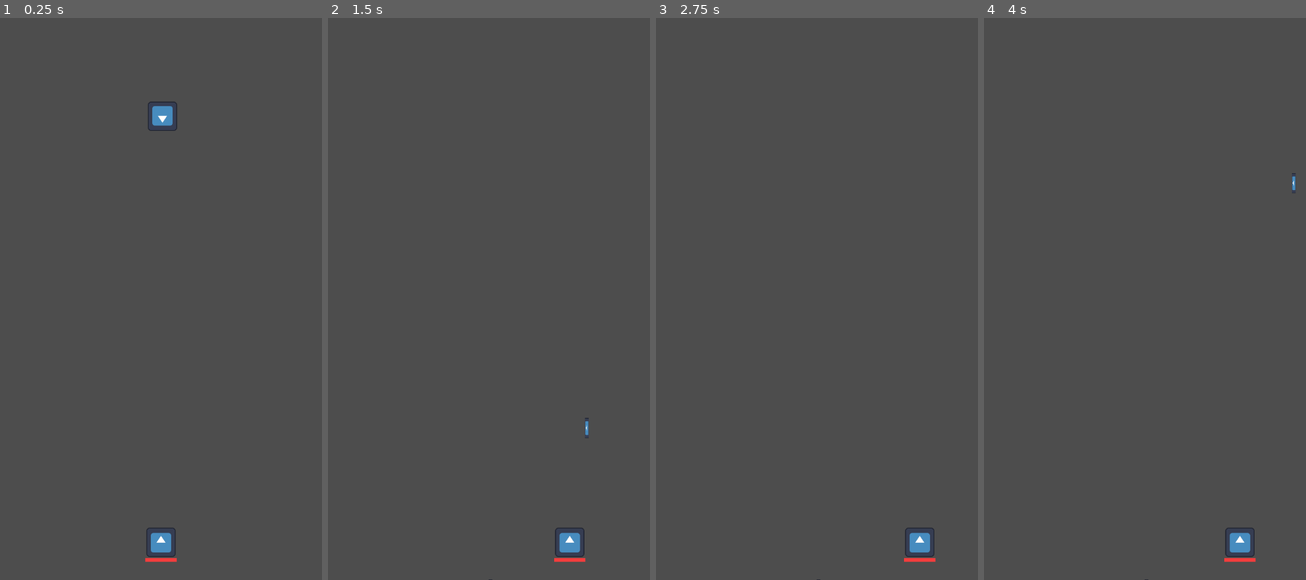
Above: before the commit, frames 1-4 (left to right).
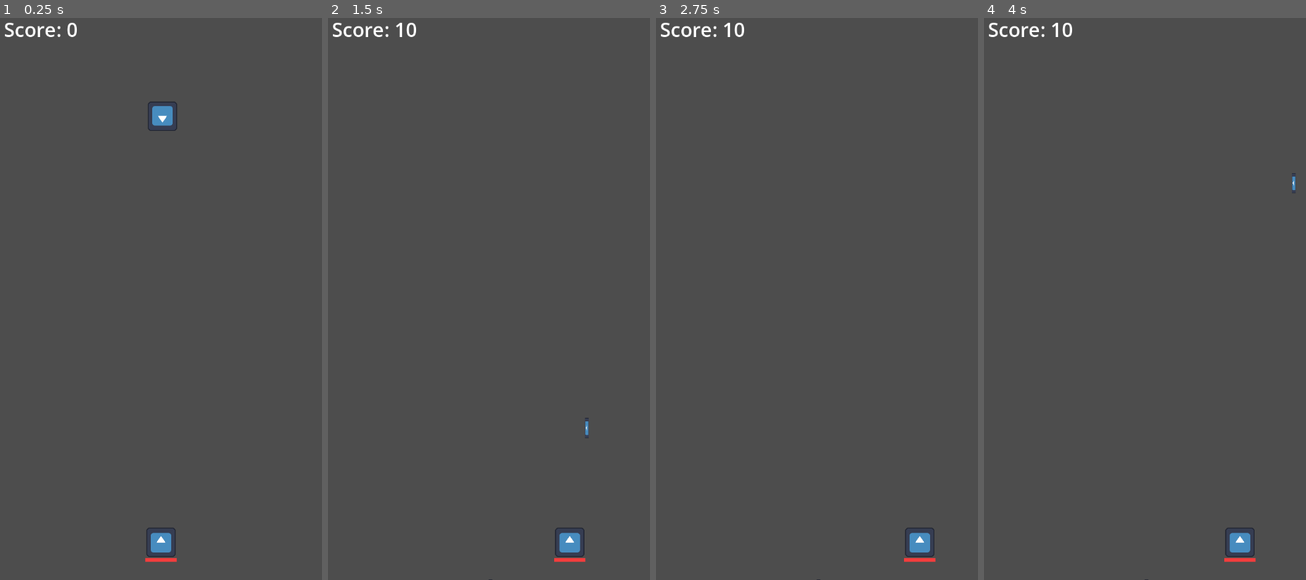
Above: after the commit, the same moments.

Repository: Loyalhand/SpaceInvadeDoor
Game: Godot game, scene res://scenes/main.tscn
Two runs of this game, one before a commit and one after it. Both use one fixed random seed, a clock stepped at 60 frames per second and the inputs below. Before the commit the project starts from res://scenes/level_1.tscn. The engine's default icon, where the game draws it, is replaced by a stand-in: a white triangle on a blue panel in a dark square.
Inputs:
- Up to frame 1 (0.25 s): no input
- Up to frame 2 (1.5 s): tap Enter at 0.5 s; hold Right (move_right) 0.53-1.28 s; tap Space (shoot) at 0.6, 1.35 s; hold Left (move_left) from 1.28 s (still down)
- Up to frame 3 (2.75 s): release Left (move_left) at 2.03 s; hold Right (move_right) from 2.03 s (still down); tap Space (shoot) at 2.1 s
- Up to frame 4 (4 s): tap Space (shoot) at 2.85, 3.5, 3.6 s; release Right (move_right) at 3.53 s; hold Left (move_left) from 3.53 s (still down)

The runs differ from the first frame. In frame 1, 0.2% of the frame differs, in the area x 1-52%, y 0-94%; in frame 2, 0.3%; in frame 3, 0.3%, in the area x 1-84%, y 0-94%; in frame 4, 0.3%.

Commit message:
added player score

Diff:
--- a/project.godot
+++ b/project.godot
@@ -11,7 +11,7 @@
 [application]
 
 config/name="SpaceInvadeDoor"
-run/main_scene="res://scenes/level_1.tscn"
+run/main_scene="res://scenes/main.tscn"
 config/features=PackedStringArray("4.3", "Forward Plus")
 config/icon="res://icon.svg"
 
@@ -41,3 +41,7 @@
 , Object(InputEventMouseButton,"resource_local_to_scene":false,"resource_name":"","device":-1,"window_id":0,"alt_presse …(248 unchanged characters)…
 ]
 }
+
+[rendering]
+
+textures/canvas_textures/default_texture_filter=0
--- a/scenes/level_1.tscn
+++ /dev/null
@@ -1,14 +0,0 @@
-[gd_scene load_steps=3 format=3 uid="uid://oi0j10o4x3d4"]
-
-[ext_resource type="PackedScene" uid="uid://d4k4fu8fgx8me" path="res://scenes/player.tscn" id="1_66b4d"]
-[ext_resource type="PackedScene" uid="uid://dg1cbv6lq52yw" path="res://scenes/small_enemy.tscn" id="2_buby1"]
-
-[node name="Level1" type="Node2D"]
-
-[node name="Player" parent="." instance=ExtResource("1_66b4d")]
-unique_name_in_owner = true
-position = Vector2(329, 1075)
-
-[node name="SmallEnemy" parent="." instance=ExtResource("2_buby1")]
-position = Vector2(332, 205)
-rotation = 3.14159
--- /dev/null
+++ b/scenes/main.tscn
@@ -0,0 +1,24 @@
+[gd_scene load_steps=6 format=3 uid="uid://oi0j10o4x3d4"]
+
+[ext_resource type="Script" path="res://scripts/game_manager.gd" id="1_5vc5v"]
+[ext_resource type="PackedScene" uid="uid://dmdcjrxdt3bs0" path="res://scenes/ui.tscn" id="2_2h1i0"]
+[ext_resource type="Script" path="res://scripts/ui.gd" id="3_di3y0"]
+[ext_resource type="PackedScene" uid="uid://d4k4fu8fgx8me" path="res://scenes/player.tscn" id="4_8nod5"]
+[ext_resource type="PackedScene" uid="uid://dg1cbv6lq52yw" path="res://scenes/small_enemy.tscn" id="5_8msul"]
+
+[node name="main" type="Node2D"]
+
+[node name="GameManager" type="Node" parent="."]
+unique_name_in_owner = true
+script = ExtResource("1_5vc5v")
+
+[node name="UI" parent="." instance=ExtResource("2_2h1i0")]
+script = ExtResource("3_di3y0")
+
+[node name="Player" parent="." instance=ExtResource("4_8nod5")]
+unique_name_in_owner = true
+position = Vector2(329, 1075)
+
+[node name="SmallEnemy" parent="." instance=ExtResource("5_8msul")]
+position = Vector2(332, 205)
+rotation = 3.14159
--- a/scenes/ui.tscn
+++ b/scenes/ui.tscn
@@ -1,13 +1,16 @@
-[gd_scene format=3 uid="uid://dmdcjrxdt3bs0"]
+[gd_scene load_steps=2 format=3 uid="uid://dmdcjrxdt3bs0"]
+
+[ext_resource type="Script" path="res://scripts/ui.gd" id="1_8vmr0"]
 
 [node name="UI" type="Control"]
 layout_mode = 3
-anchors_preset = 15
-anchor_right = 1.0
-anchor_bottom = 1.0
-offset_left = 3.0
-offset_top = -2.0
-offset_right = 3.0
-offset_bottom = -2.0
-grow_horizontal = 2
-grow_vertical = 2
+anchors_preset = 0
+script = ExtResource("1_8vmr0")
+
+[node name="Score" type="Label" parent="."]
+layout_mode = 0
+offset_left = 8.0
+offset_right = 248.0
+offset_bottom = 55.0
+theme_override_font_sizes/font_size = 40
+text = "Score: 0 "
--- /dev/null
+++ b/scripts/game_manager.gd
@@ -0,0 +1,6 @@
+extends Node
+
+var player_score = 0
+
+func _process(_delta):
+	pass
--- a/scripts/small_enemy.gd
+++ b/scripts/small_enemy.gd
@@ -1,14 +1,8 @@
 extends Sprite2D
+@onready var game_manager = %GameManager
 
 var health: int = 10
-var can_shoot: bool = true
-# Called when the node enters the scene tree for the first time.
-func _ready():
-	pass # Replace with function body.
-
-func _process(delta):
-
-	pass
+var score_value := 10
 
 func shoot():
 	const BEAM = preload("res://scenes/beam.tscn")
@@ -18,6 +12,7 @@
 	add_sibling(beam_instance)
 
 func _on_hurt_box_health_depleted():
+	game_manager.player_score += score_value
 	queue_free()
 
 func _on_fire_rate_timeout():
--- /dev/null
+++ b/scripts/ui.gd
@@ -0,0 +1,12 @@
+extends Control
+@onready var game_manager = %GameManager
+@onready var score = $Score
+
+var points = 0
+
+
+# Called every frame. 'delta' is the elapsed time since the previous frame.
+func _process(_delta):
+	if game_manager.player_score != points:
+		points = game_manager.player_score
+		score.text = "Score: " + str(points)
